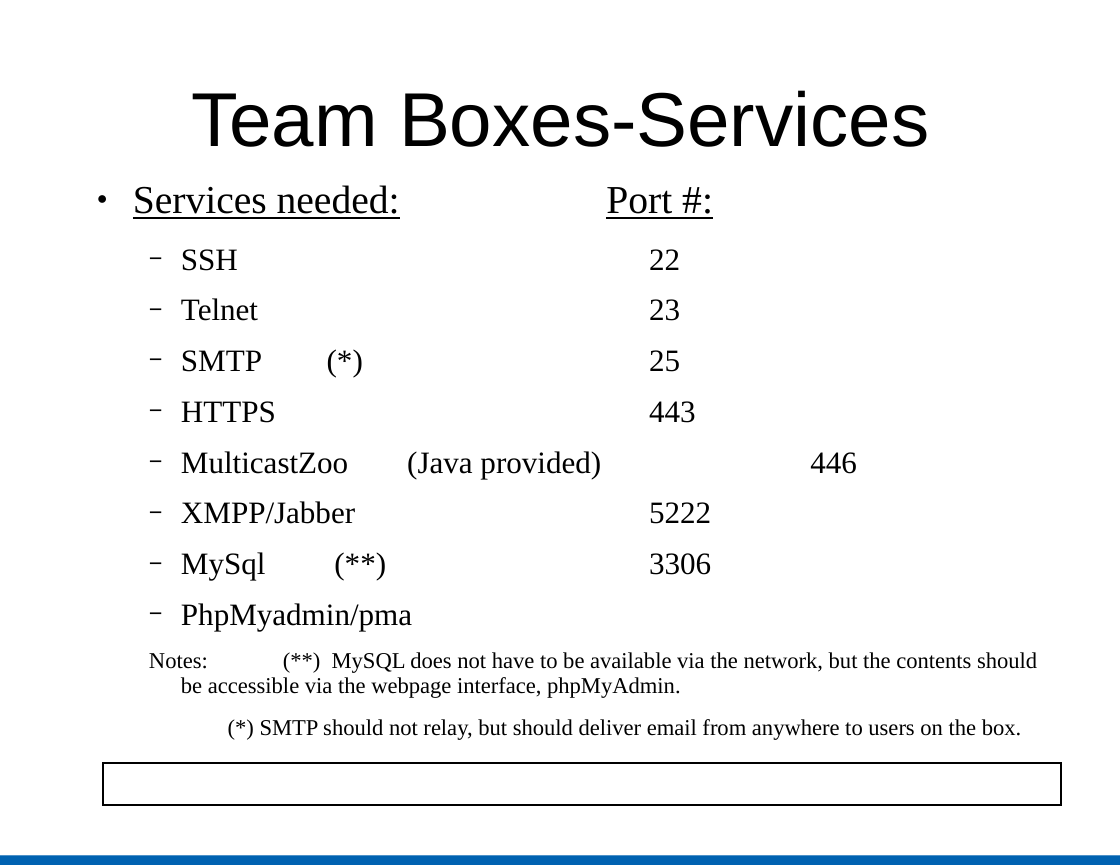
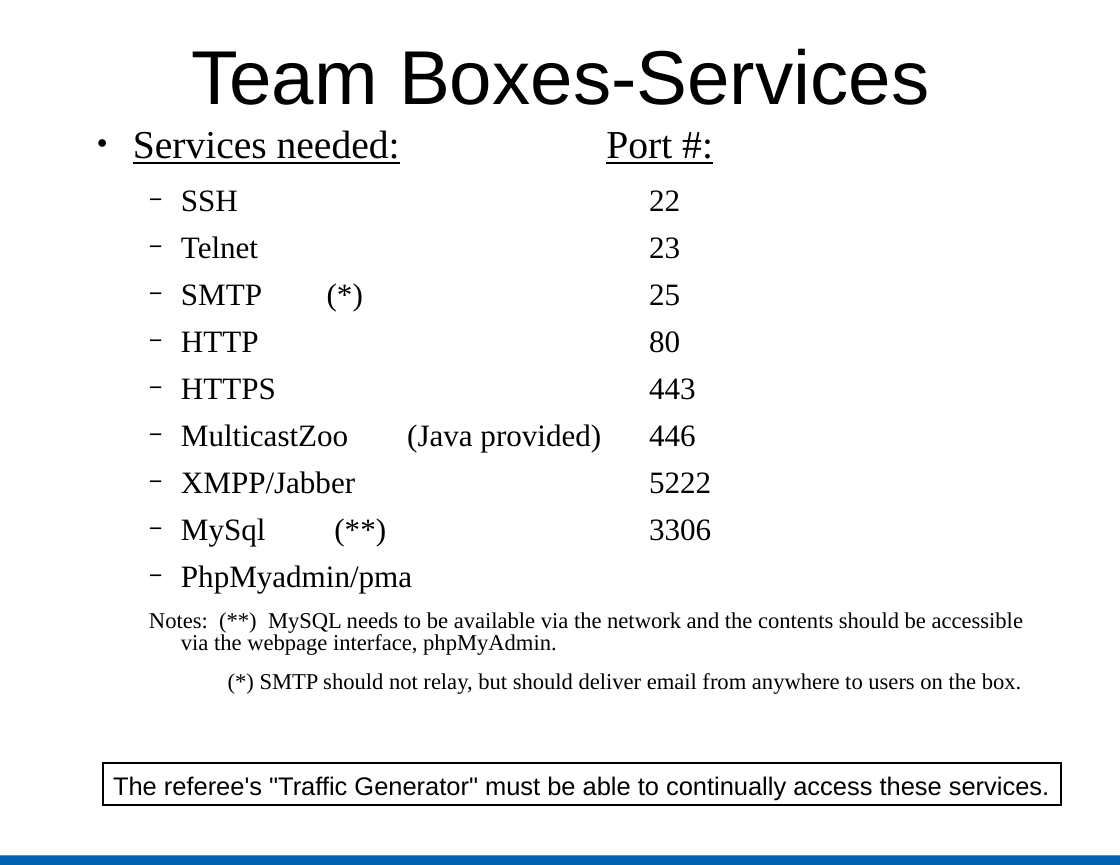
Before and after one commit to troynunnally/NetSecLab, a slide deck: slide 6 of assets/files/NetSecLab.ppt. Drawn at 1120x865 pixels with LibreOffice and Linux fonts; fonts in the diff are those of the drawing. Boxes give left, top, right and bottom in pixels: in the first picture for what was removed or moved away, otherwise in the second. Text is boxed around its words. In the diff, an @@ line names an element or a change of style, - is before the commit and + after.

```diff
--- a/assets/files/NetSecLab.ppt
+++ b/assets/files/NetSecLab.ppt
@@ title "Team Boxes-Services": place and size @@
-title "Team Boxes-Services" at [191,90,929,147]
+title "Team Boxes-Services" at [191,48,929,105]
@@ text "Services needed: Port #:": place and size @@
-text "Services needed: Port #:" at [133,185,1037,740]
+text "Services needed: Port #:" at [133,130,1023,694]
@@ text at [133,130,1022,694]: line spacing 0.93 to 0.83 @@
@@ text at [181,331,680,353]: paragraph added @@
+  − HTTP 80
@@ text at [149,612,1023,655]: text changed @@
-  Notes: (**) MySQL does not have to be available via the network, but the contents should be accessible via the webpage interface, phpMyAdmin.
+  Notes: (**) MySQL needs to be available via the network and the contents should be accessible via the webpage interface, phpMyAdmin.
@@ text in rectangle at [113,776,1049,800]: text added @@
+The referee's "Traffic Generator" must be able to continually access these services.
```
Also in this commit, not shown: 19 other slides changed, 2 slides added, 2 slides removed, 6 other files.
